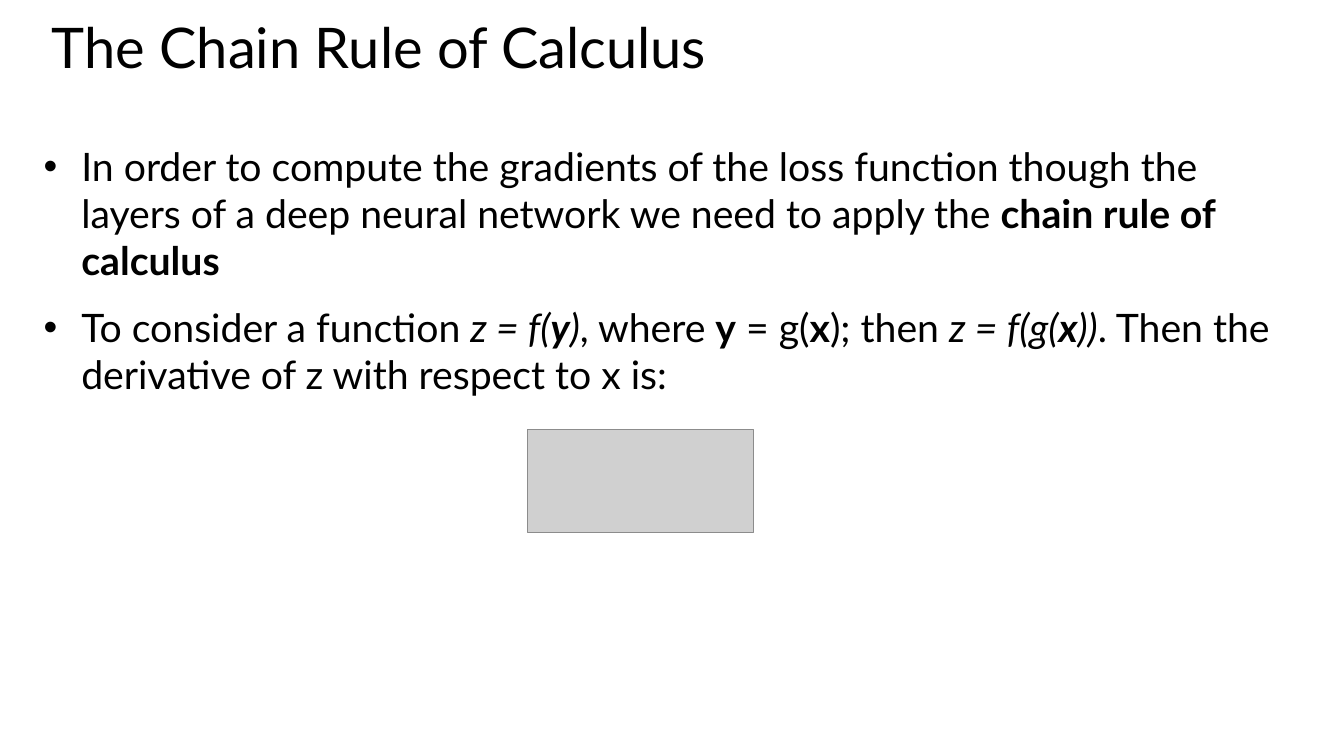
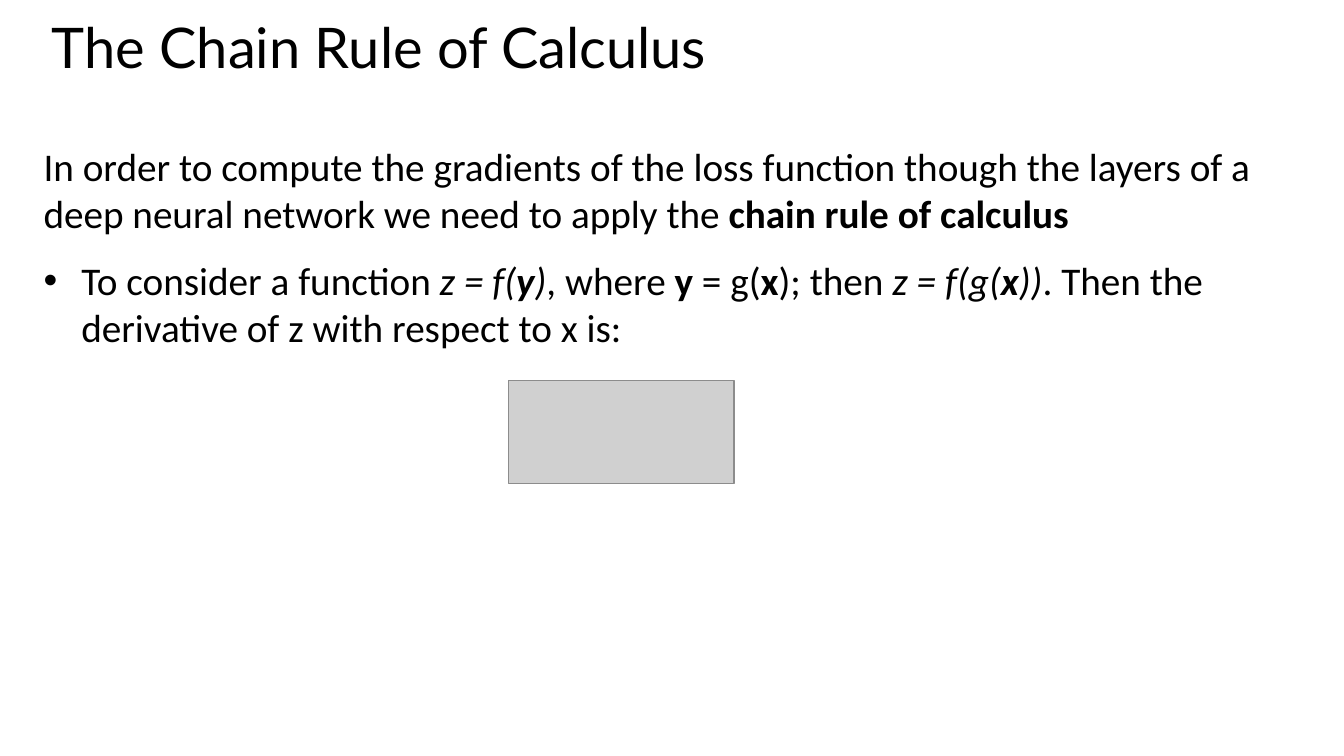
Before and after one commit to StephenElston/CSCI-E25, a slide deck: slide 7 of SupplementaryMaterial/OptimizationForDeepLearning.pptx. Drawn at 1344x756 pixels with LibreOffice and Linux fonts; fonts in the diff are those of the drawing; grey boxes stand for pictures. Boxes give left, top, right and bottom in pixels: in the first picture for what was removed or moved away, otherwise in the second. Text is boxed around its words. In the diff, an @@ line names an element or a change of style, - is before the commit and + after.

```diff
--- a/SupplementaryMaterial/OptimizationForDeepLearning.pptx
+++ b/SupplementaryMaterial/OptimizationForDeepLearning.pptx
@@ text "In order to compute the ..." at box(44, 153, 1250, 349): font Lato to Calibri; bullet • to none @@
@@ picture: place and size @@
-picture at box(528, 430, 754, 531)
+picture at box(509, 381, 735, 483)
```
Also in this commit, not shown: 23 other slides changed.
